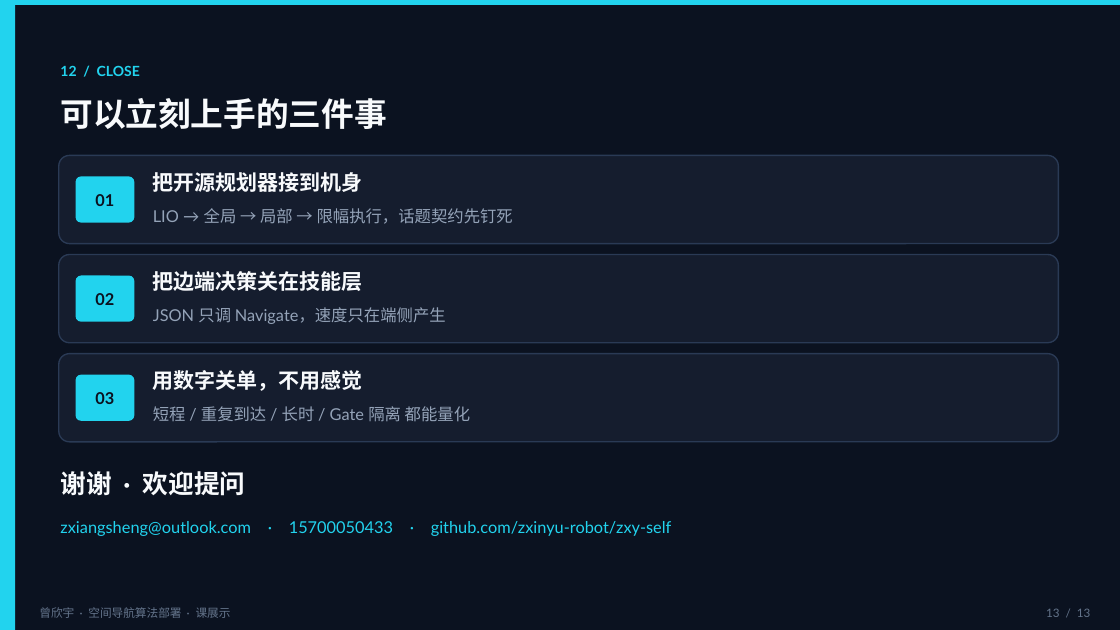
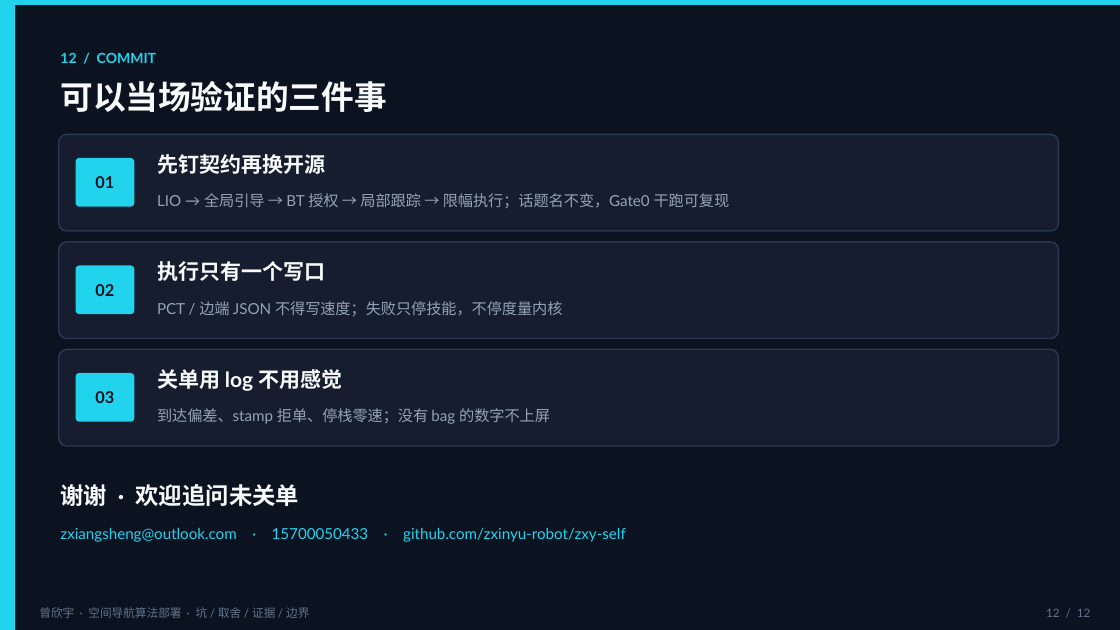
Before and after one commit to zxinyu-robot/MotionSLAM_ws, a slide deck: slide 12 of docs/_inbox/曾欣宇_空间导航算法部署_课展示.pptx (slide 13 before the commit). Drawn at 1120x630 pixels with LibreOffice and Linux fonts; fonts in the diff are those of the drawing. Boxes give left, top, right and bottom in pixels: in the first picture for what was removed or moved away, otherwise in the second. Text is boxed around its words. In the diff, an @@ line names an element or a change of style, - is before the commit and + after.

```diff
--- a/docs/_inbox/曾欣宇_空间导航算法部署_课展示.pptx
+++ b/docs/_inbox/曾欣宇_空间导航算法部署_课展示.pptx
@@ text at (60, 52, 156, 63): text changed @@
-12 / CLOSE
+12 / COMMIT
@@ text at (60, 81, 386, 112): text changed @@
-可以立刻上手的三件事
+可以当场验证的三件事
@@ proportions changed in 6 elements at (76, 373, 134, 422), (76, 266, 134, 314), (76, 158, 134, 207), (59, 350, 1059, 446), (59, 242, 1059, 339), (59, 134, 1059, 231) @@
@@ rounded rectangle: place and size @@
-rounded rectangle at (59, 155, 1059, 244)
+rounded rectangle at (59, 134, 1059, 231)
@@ rounded rectangle "01": place and size @@
-rounded rectangle "01" at (76, 176, 134, 223)
+rounded rectangle "01" at (76, 158, 134, 207)
@@ text at (157, 154, 325, 174): text changed @@
-把开源规划器接到机身
+先钉契约再换开源
@@ text at (157, 193, 730, 208): text changed; size 14 to 13 pt @@
-LIO → 全局 → 局部 → 限幅执行，话题契约先钉死
+LIO → 全局引导 → BT 授权 → 局部跟踪 → 限幅执行；话题名不变，Gate0 干跑可复现
@@ rounded rectangle: place and size @@
-rounded rectangle at (59, 255, 1059, 343)
+rounded rectangle at (59, 242, 1059, 339)
@@ rounded rectangle "02": place and size @@
-rounded rectangle "02" at (76, 276, 134, 322)
+rounded rectangle "02" at (76, 266, 134, 314)
@@ text at (157, 261, 325, 281): text changed @@
-把边端决策关在技能层
+执行只有一个写口
@@ text at (157, 301, 562, 316): text changed; size 14 to 13 pt @@
-JSON 只调 Navigate，速度只在端侧产生
+PCT / 边端 JSON 不得写速度；失败只停技能，不停度量内核
@@ rounded rectangle: place and size @@
-rounded rectangle at (59, 354, 1059, 442)
+rounded rectangle at (59, 350, 1059, 446)
@@ text at (157, 369, 342, 391): text changed @@
-用数字关单，不用感觉
+关单用 log 不用感觉
@@ text at (157, 408, 550, 424): text changed; size 14 to 13 pt @@
-短程 / 重复到达 / 长时 / Gate 隔离 都能量化
+到达偏差、stamp 拒单、停栈零速；没有 bag 的数字不上屏
@@ text at (60, 484, 300, 506): text changed; size 22 to 20 pt @@
-谢谢 · 欢迎提问
+谢谢 · 欢迎追问未关单
@@ text "zxiangsheng@outlook.com · 15700050433 · github.com/zxinyu-ro ...": place and size @@
-text "zxiangsheng@outlook.com · 15700050433 · github.com/zxinyu-ro ..." at (60, 521, 672, 536)
+text "zxiangsheng@outlook.com · 15700050433 · github.com/zxinyu-ro ..." at (60, 528, 626, 542)
@@ text "zxiangsheng@outlook.com · 15700050433 · github.com/zxinyu-ro ..." at (60, 528, 626, 542): size 14 to 13 pt @@
@@ text at (39, 607, 309, 618): text changed @@
-曾欣宇 · 空间导航算法部署 · 课展示
+曾欣宇 · 空间导航算法部署 · 坑 / 取舍 / 证据 / 边界
```
Also in this commit, not shown: 4 other slides changed, 7 slides added, 8 slides removed.
